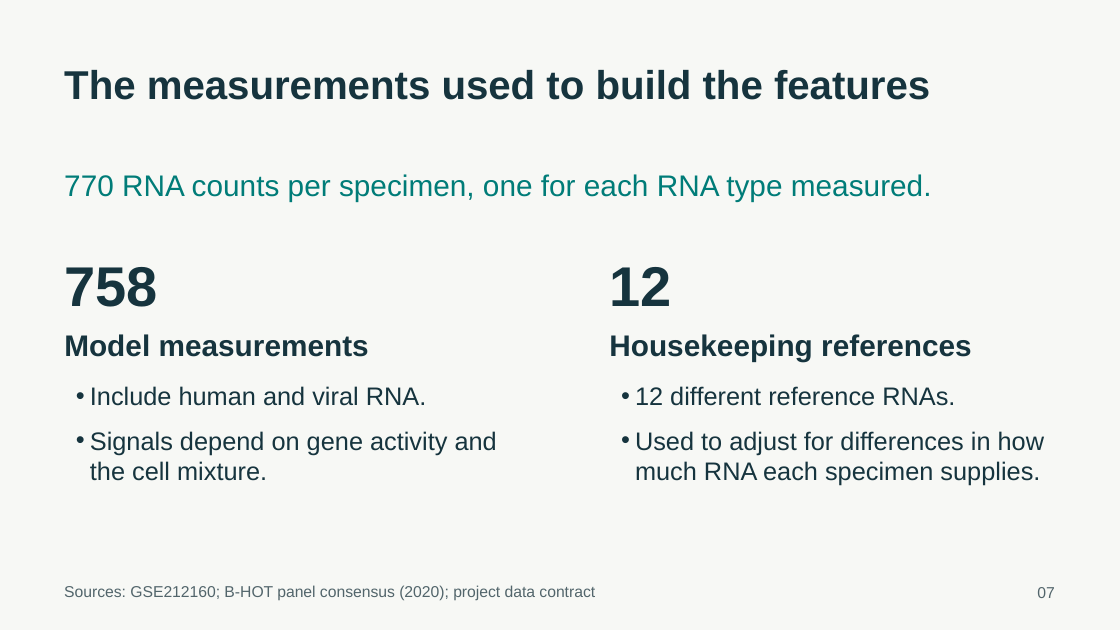
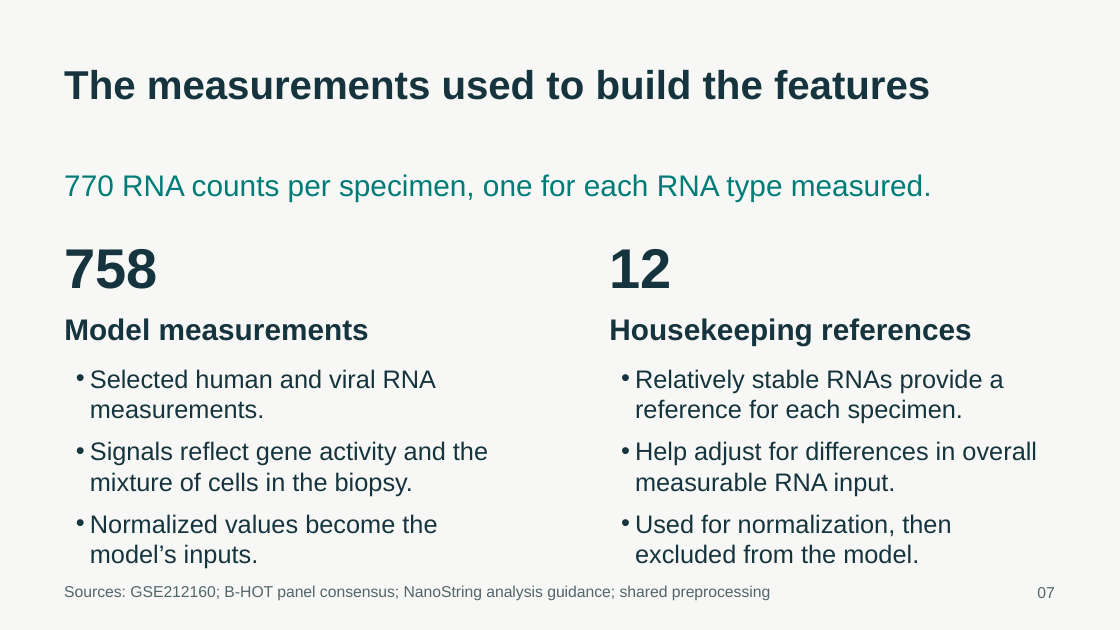
Before and after one commit to ca34525/Kidney-Biopsy-Rejection-Classifier, a slide deck: slide 7 of presentation/unos_kidney_biopsy.pptx. Drawn at 1120x630 pixels with LibreOffice and Linux fonts; fonts in the diff are those of the drawing. Boxes give left, top, right and bottom in pixels: in the first picture for what was removed or moved away, otherwise in the second. Text is boxed around its words. In the diff, an @@ line names an element or a change of style, - is before the commit and + after.

```diff
--- a/presentation/unos_kidney_biopsy.pptx
+++ b/presentation/unos_kidney_biopsy.pptx
@@ text "758": place and size @@
-text "758" at (64, 267, 157, 307)
+text "758" at (64, 249, 157, 289)
@@ text "12": place and size @@
-text "12" at (609, 267, 671, 306)
+text "12" at (609, 249, 671, 288)
@@ text "Model measurements": place and size @@
-text "Model measurements" at (64, 334, 369, 357)
+text "Model measurements" at (64, 318, 369, 341)
@@ text "Housekeeping references": place and size @@
-text "Housekeeping references" at (609, 334, 972, 361)
+text "Housekeeping references" at (609, 318, 972, 345)
@@ text at (90, 369, 488, 569): text changed @@
-• Include human and viral RNA.
-• Signals depend on gene activity and the cell mixture.
+• Selected human and viral RNA measurements.
+• Signals reflect gene activity and the mixture of cells in the biopsy.
+• Normalized values become the model’s inputs.
@@ text at (635, 369, 1037, 564): text changed @@
-• 12 different reference RNAs.
-• Used to adjust for differences in how much RNA each specimen supplies.
+• Relatively stable RNAs provide a reference for each specimen.
+• Help adjust for differences in overall measurable RNA input.
+• Used for normalization, then excluded from the model.
@@ text at (64, 585, 770, 601): text changed @@
-Sources: GSE212160; B-HOT panel consensus (2020); project data contract
+Sources: GSE212160; B-HOT panel consensus; NanoString analysis guidance; shared preprocessing
```
Also in this commit, not shown: 6 other slides changed, 18 other files.
